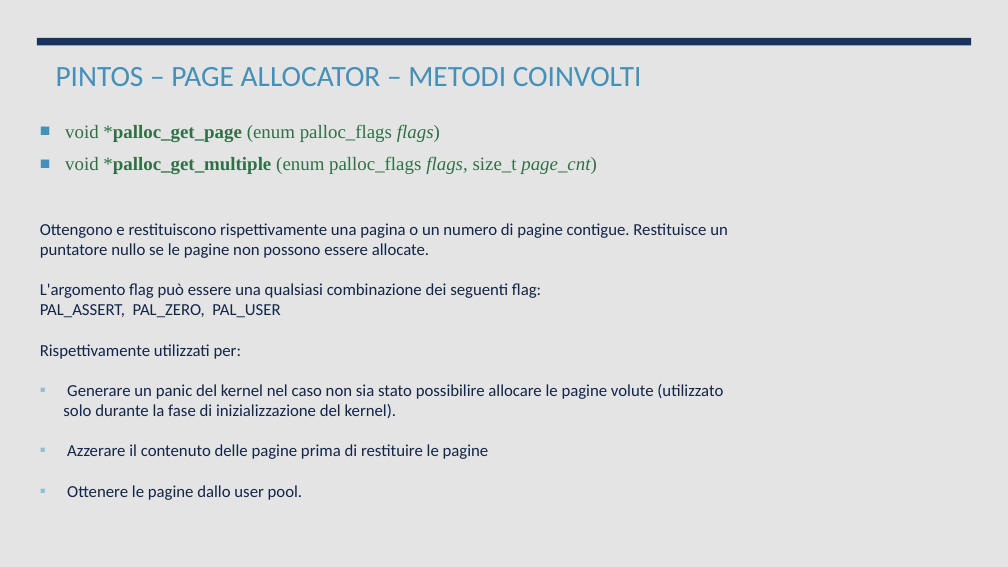
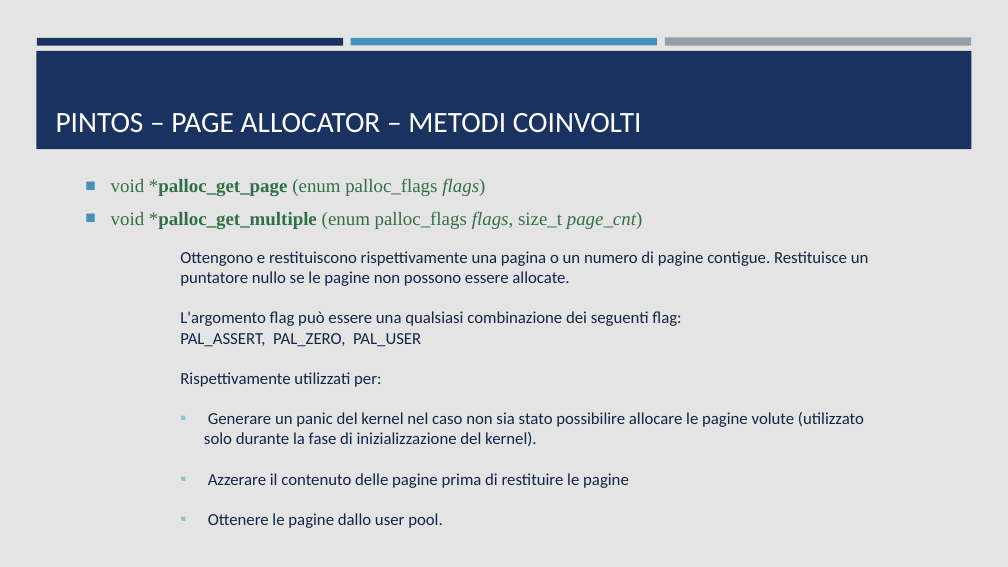
Before and after one commit to ProgrammazioneDiSistema2023-IA-ZZ/Group07, a slide deck: slide 5 of PintOS - Gestione Memoria.pptx (slide 4 before the commit). Drawn at 1008x567 pixels with LibreOffice and Linux fonts; fonts in the diff are those of the drawing. Boxes give left, top, right and bottom in pixels: in the first picture for what was removed or moved away, otherwise in the second. Text is boxed around its words. In the diff, an @@ line names an element or a change of style, - is before the commit and + after.

Commit message:
modified pptx background

```diff
--- a/PintOS - Gestione Memoria.pptx
+++ b/PintOS - Gestione Memoria.pptx
@@ background #EBEBEB to #E4E4E4 @@
@@ rectangle removed at box(0, 0, 1008, 567) @@
@@ rectangle added at box(36, 51, 972, 149), fill #1A3260 @@
@@ rectangle removed at box(37, 38, 972, 45) @@
@@ rectangle added at box(37, 38, 343, 45), fill #1A3260 @@
@@ title "PINTOS – PAGE ALLOCATOR – ..." at box(56, 113, 642, 133): text colour #4590B8 to #FFFFFF; alignment left to justified; vertical alignment top to bottom @@
@@ rectangle added at box(351, 38, 657, 45), fill #4590B8 @@
@@ rectangle added at box(665, 38, 971, 46), fill #969FA7 @@
@@ text "void *palloc_get_page (enum palloc_flags flags)": place and size @@
-text "void *palloc_get_page (enum palloc_flags flags)" at box(65, 124, 597, 174)
+text "void *palloc_get_page (enum palloc_flags flags)" at box(111, 178, 643, 229)
@@ text "Ottengono e restituiscono rispettivamente una ...": place and size @@
-text "Ottengono e restituiscono rispettivamente una ..." at box(40, 223, 728, 500)
+text "Ottengono e restituiscono rispettivamente una ..." at box(180, 251, 869, 528)
```
Also in this commit, not shown: 10 other slides changed, 2 slides added, 4 other files.
